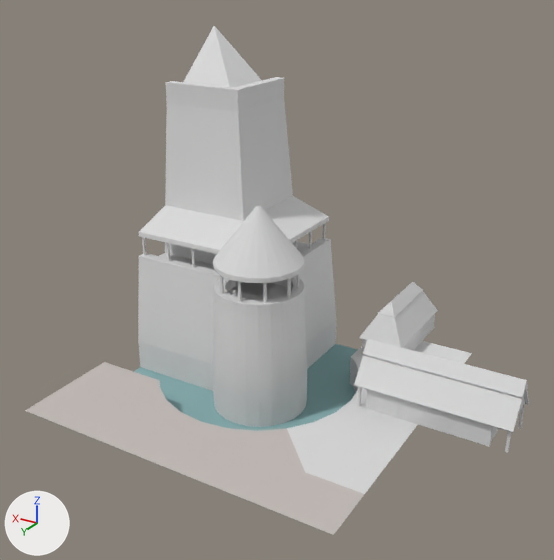
A saved change to the OBJ model assets/stl_export/rrc1.obj.
One viewpoint serves both versions: a 50 mm lens placed at (-33.0, 52.5, 36.7), pointed at (-1.9, 0.7, 10.8). The lights are fixed; the arrows at lower left show +X, +Y and +Z. The picture after the commit comes second. Where no turn or scale is listed for an object, it has been applied to the vertices. Vertices at exactly the same position are counted once.

The first picture shows 'rrc1'.
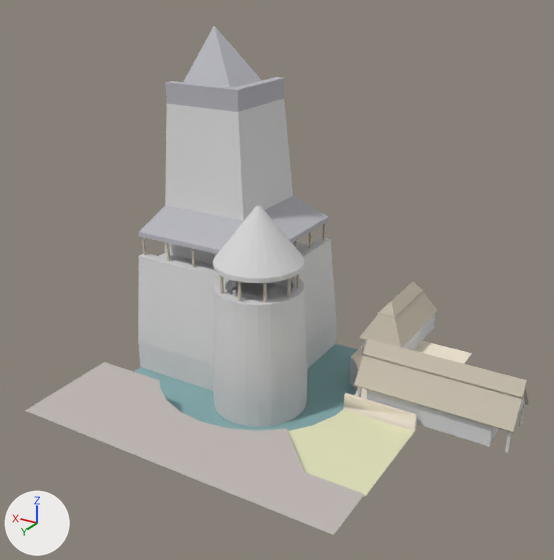
Where the change shows, as pixel boxes [x1, y1, x2, y2] in the pictures (554 x 560 px; the box of a moved part takes in the faces that stretch with it):
part 1 of me_rrc1, moved or reshaped
    before: [139, 81, 472, 494]
    after: [139, 81, 472, 497]
part 2 of me_rrc1, recoloured (light grey to grey)
    both: [139, 26, 329, 254]
part 3 of me_rrc1, recoloured
    both: [142, 223, 529, 433]
part 4 of me_rrc1, recoloured
    both: [351, 347, 363, 369]

The change, as a diff of the scene's bpy script:
```diff
--- a/assets/stl_export/rrc1.obj.py
+++ b/assets/stl_export/rrc1.obj.py
@@ mat_castleroof @@
+mat_castleroof = principled_material('castleRoof')
+mat_castleroof.base_color = (0.471, 0.471, 0.51)  # grey #b7b7bd
+mat_castleroof.roughness = 1.0
@@ mat_w @@
+mat_w = principled_material('w')
+mat_w.base_color = (0.757, 0.757, 0.502)  # beige #e2e2bc
+mat_w.roughness = 1.0
@@ mat_cortyard @@
+mat_cortyard = principled_material('cortyard')
+mat_cortyard.base_color = (0.878, 0.792, 0.651)  # pale yellow #f1e6d3
+mat_cortyard.roughness = 1.0
@@ mat_straw @@
+mat_straw = principled_material('straw')
+mat_straw.base_color = (0.569, 0.514, 0.42)  # light grey #c7bead
+mat_straw.roughness = 1.0
@@ me_rrc1 @@
 # used by ob_rrc1; location = (0.0, 0.0, 0.0)
-me_rrc1.from_pydata(...)  # 625 vertices, 1113 faces; spans x -22.8..15.0, y -18.5..15.0, z -3.0..29.6
+me_rrc1.from_pydata(...)  # 641 vertices, 1112 faces; spans x -22.8..15.0, y -18.5..15.0, z -3.0..29.6
+# me_rrc1 part 1
+# 3 vertices are removed from x -8.2..-6.3, y 1.4..5.0, z 0.0
+# 61 faces are deleted
+# 14 vertices are added at x -15.0..-5.8, y -0.2..10.0, z -0.3..1.2
+# 5 new vertices lie (6.6, 0.0, 0.0) away from vertices in x -15.0, y -0.2..0.2, z -0.3..1.2
+# 9 new faces join them, mat_castleroof (grey #b7b7bd)
+# 24 new faces join them, mat_default (light grey #dadada)
+# 4 new faces join them, mat_road (light grey #c2bab6)
+# 16 new faces join them, mat_cortyard (pale yellow #f1e6d3)
+# 7 new faces join them, mat_w (beige #e2e2bc)
+# me_rrc1 part 2: 21 faces spanning x 1.2..15.0, y -15.0..-1.2, z 11.0..29.6 switch from mat_default (light grey #dadada) to mat_castleroof (grey #b7b7bd)
+# me_rrc1 part 3: 250 faces spanning x -22.8..14.8, y -18.5..2.8, z 2.1..11.0 switch from mat_default (light grey #dadada) to mat_straw (light grey #c7bead)
+# me_rrc1 part 4: 3 faces spanning x -8.2..-5.0, y -15.0..-3.5, z 0.0 switch from mat_default (light grey #dadada) to mat_cortyard (pale yellow #f1e6d3)
 me_rrc1.materials.append(mat_road)
 me_rrc1.materials.append(mat_water)
+me_rrc1.materials.append(mat_w)  # beige #e2e2bc
```
